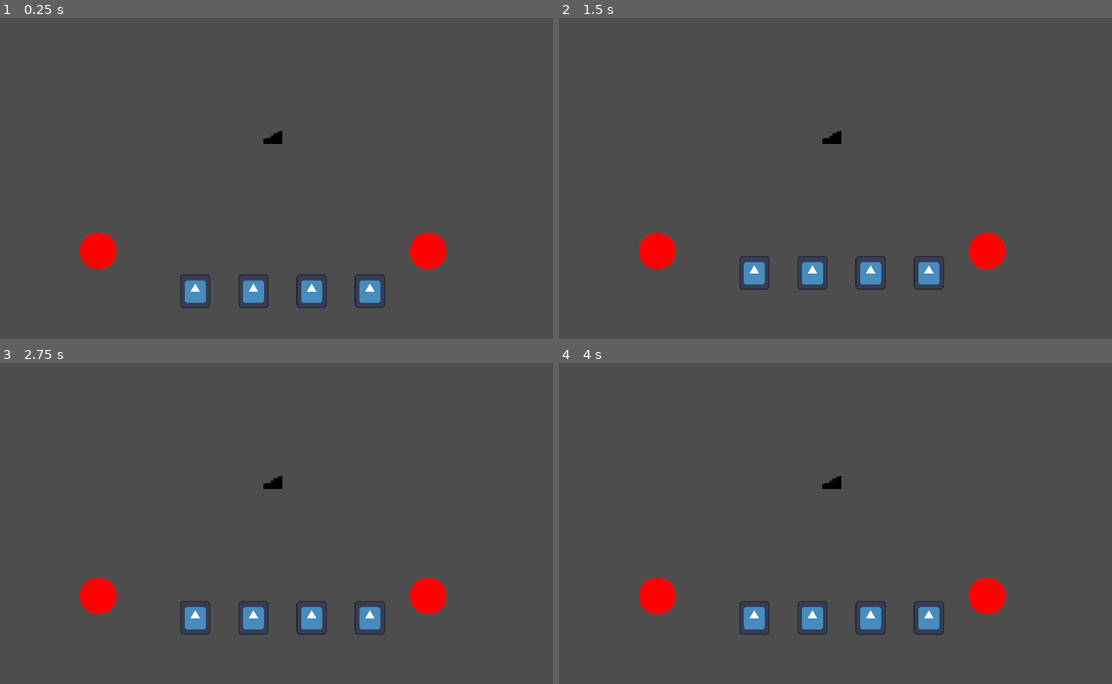
Above: before the commit, frames 1-4 (two rows, left to right).
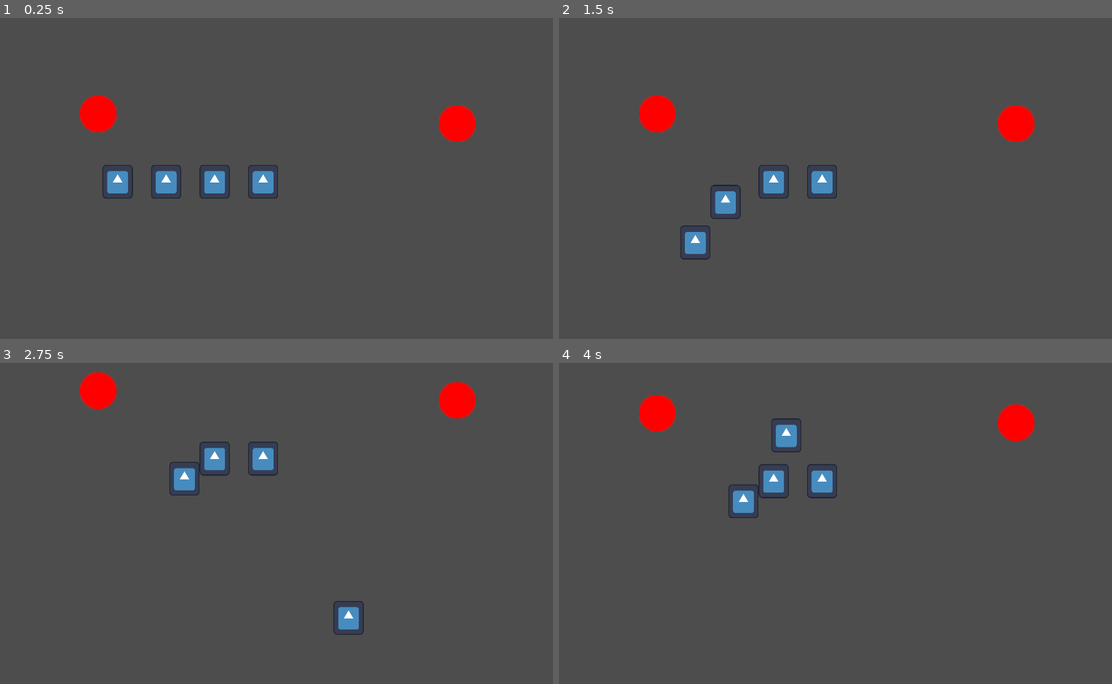
Above: after the commit, the same moments.

Repository: skycatminepokie/hackusu-25
Game: Godot game, scene res://Scenes/Levels/Level1.tscn
Two runs of this game, one before a commit and one after it. Both use one fixed random seed, a clock stepped at 60 frames per second and the inputs below. This scene is started directly instead of the project's main scene. The engine's default icon, where the game draws it, is replaced by a stand-in: a white triangle on a blue panel in a dark square.
Inputs:
- Up to frame 1 (0.25 s): no input
- Up to frame 2 (1.5 s): hold D (Right) 0.53-1.28 s; tap K (Down2) at 0.6 s; hold S (Down) from 1.28 s (still down); tap J (Left2) at 1.35 s
- Up to frame 3 (2.75 s): release S (Down) at 2.03 s; hold D (Right) from 2.03 s (still down); tap L (Right2) at 2.1 s
- Up to frame 4 (4 s): release D (Right) at 2.78 s; hold W (Up) 2.78-3.53 s; tap I (Up2) at 2.85 s; hold A (Left) from 3.53 s (still down); tap K (Down2) at 3.6 s

The runs differ from the first frame. In frame 1, 5.3% of the frame differs, in the area x 14-87%, y 24-91%; in frame 2, 5.3%, in the area x 14-87%, y 24-85%; in frame 3, 5.3%; in frame 4, 5.3%.
Error before the commit: Invalid access to property or key 'position' on a base object of type 'null instance'. (res://Scripts/playermovement.gd:49)

Commit message:
Level 1 button mechanics

Diff:
--- a/Assets/tileSet.tres
+++ b/Assets/tileSet.tres
@@ -1,10 +1,10 @@
 [gd_resource type="TileSet" load_steps=11 format=3 uid="uid://bocwmtwsw5sca"]
 
-[ext_resource type="Texture2D" uid="uid://doivbv275k54y" path="res://Assets/BluePath.png" id="1_ap7ve"]
+[ext_resource type="Texture2D" uid="uid://doivbv275k54y" path="res://Assets/Paths/BluePath.png" id="1_ap7ve"]
 [ext_resource type="Texture2D" uid="uid://b7obg5kw7acmq" path="res://Assets/Walls/wall.png" id="2_1lo3q"]
-[ext_resource type="Texture2D" uid="uid://dom34uv2udbpl" path="res://Assets/redPath.png" id="3_nwpbj"]
-[ext_resource type="Texture2D" uid="uid://idnxuxjw6guu" path="res://Assets/yellowPath.png" id="4_1ql0h"]
-[ext_resource type="Texture2D" uid="uid://cg2haha86v2sq" path="res://Assets/greenPath.png" id="5_8pmpt"]
+[ext_resource type="Texture2D" uid="uid://dom34uv2udbpl" path="res://Assets/Paths/redPath.png" id="3_nwpbj"]
+[ext_resource type="Texture2D" uid="uid://idnxuxjw6guu" path="res://Assets/Paths/yellowPath.png" id="4_1ql0h"]
+[ext_resource type="Texture2D" uid="uid://cg2haha86v2sq" path="res://Assets/Paths/greenPath.png" id="5_8pmpt"]
 
 [sub_resource type="TileSetAtlasSource" id="TileSetAtlasSource_ffgvg"]
 texture = ExtResource("1_ap7ve")
--- a/Scenes/Buttons/blueButton.tscn
+++ b/Scenes/Buttons/blueButton.tscn
@@ -1,11 +1,13 @@
-[gd_scene load_steps=3 format=3 uid="uid://bvvls7kbs45dx"]
+[gd_scene load_steps=4 format=3 uid="uid://bvvls7kbs45dx"]
 
+[ext_resource type="Script" path="res://Scenes/Buttons/button.gd" id="1_fcuqh"]
 [ext_resource type="Texture2D" uid="uid://cdwec2mdq4a27" path="res://Assets/Buttons/blueButton.png" id="1_rij6l"]
 
 [sub_resource type="RectangleShape2D" id="RectangleShape2D_l3e0r"]
 size = Vector2(120, 120)
 
 [node name="Button" type="Node2D"]
+script = ExtResource("1_fcuqh")
 
 [node name="Sprite2D" type="Sprite2D" parent="."]
 position = Vector2(-1.90735e-06, -0.500002)
@@ -16,3 +18,6 @@
 
 [node name="CollisionShape2D" type="CollisionShape2D" parent="Area2D"]
 shape = SubResource("RectangleShape2D_l3e0r")
+
+[connection signal="area_entered" from="Area2D" to="." method="_on_area_2d_area_entered"]
+[connection signal="area_exited" from="Area2D" to="." method="_on_area_2d_area_exited"]
--- /dev/null
+++ b/Scenes/Buttons/button.gd
@@ -0,0 +1,22 @@
+extends Node2D
+var pressedBy:int = 0
+
+func isPressed() -> bool:
+	return pressedBy > 0
+
+# Called when the node enters the scene tree for the first time.
+func _ready() -> void:
+	pass # Replace with function body.
+
+
+# Called every frame. 'delta' is the elapsed time since the previous frame.
+func _process(delta: float) -> void:
+	pass
+
+
+func _on_area_2d_area_entered(area: Area2D) -> void:
+	pressedBy += 1
+
+
+func _on_area_2d_area_exited(area: Area2D) -> void:
+	pressedBy -= 1
--- a/Scenes/Buttons/greenButton.tscn
+++ b/Scenes/Buttons/greenButton.tscn
@@ -1,11 +1,13 @@
-[gd_scene load_steps=3 format=3 uid="uid://c1utp0s4478i6"]
+[gd_scene load_steps=4 format=3 uid="uid://c1utp0s4478i6"]
 
 [ext_resource type="Texture2D" uid="uid://dsaentlurmg0v" path="res://Assets/Buttons/greenButton.png" id="1_oixdk"]
+[ext_resource type="Script" path="res://Scenes/Buttons/button.gd" id="1_vo8yx"]
 
 [sub_resource type="RectangleShape2D" id="RectangleShape2D_l3e0r"]
 size = Vector2(120, 120)
 
 [node name="Button" type="Node2D"]
+script = ExtResource("1_vo8yx")
 
 [node name="Sprite2D" type="Sprite2D" parent="."]
 position = Vector2(-1.90735e-06, -1.90735e-06)
--- a/Scenes/Buttons/redButton.tscn
+++ b/Scenes/Buttons/redButton.tscn
@@ -1,11 +1,13 @@
-[gd_scene load_steps=3 format=3 uid="uid://crcexaobx5lhm"]
+[gd_scene load_steps=4 format=3 uid="uid://crcexaobx5lhm"]
 
+[ext_resource type="Script" path="res://Scenes/Buttons/button.gd" id="1_2lla3"]
 [ext_resource type="Texture2D" uid="uid://ce6y10wchs25y" path="res://Assets/Buttons/RedButton.png" id="1_8kryt"]
 
 [sub_resource type="RectangleShape2D" id="RectangleShape2D_l3e0r"]
 size = Vector2(120, 120)
 
 [node name="Button" type="Node2D"]
+script = ExtResource("1_2lla3")
 
 [node name="Sprite2D" type="Sprite2D" parent="."]
 position = Vector2(-1.90735e-06, -1.90735e-06)
@@ -16,3 +18,6 @@
 
 [node name="CollisionShape2D" type="CollisionShape2D" parent="Area2D"]
 shape = SubResource("RectangleShape2D_l3e0r")
+
+[connection signal="area_entered" from="Area2D" to="." method="_on_area_2d_area_entered"]
+[connection signal="area_exited" from="Area2D" to="." method="_on_area_2d_area_exited"]
--- a/Scenes/Buttons/yellowButton.tscn
+++ b/Scenes/Buttons/yellowButton.tscn
@@ -1,11 +1,13 @@
-[gd_scene load_steps=3 format=3 uid="uid://bsx727qbexph5"]
+[gd_scene load_steps=4 format=3 uid="uid://bsx727qbexph5"]
 
+[ext_resource type="Script" path="res://Scenes/Buttons/button.gd" id="1_bdpbb"]
 [ext_resource type="Texture2D" uid="uid://bd2ru5xvq0rpl" path="res://Assets/Buttons/yellowButton.png" id="1_ltmn6"]
 
 [sub_resource type="RectangleShape2D" id="RectangleShape2D_l3e0r"]
 size = Vector2(120, 120)
 
 [node name="Button" type="Node2D"]
+script = ExtResource("1_bdpbb")
 
 [node name="Sprite2D" type="Sprite2D" parent="."]
 position = Vector2(-1.90735e-06, -1.90735e-06)
--- a/Scenes/Levels/Level1.tscn
+++ b/Scenes/Levels/Level1.tscn
@@ -1,34 +1,43 @@
-[gd_scene load_steps=4 format=3 uid="uid://iuu8ot58b1ln"]
+[gd_scene load_steps=7 format=3 uid="uid://iuu8ot58b1ln"]
 
 [ext_resource type="PackedScene" uid="uid://bf3m1gtwvtkc7" path="res://Scenes/player.tscn" id="1_pvv7p"]
+[ext_resource type="Script" path="res://Scenes/Levels/level_1.gd" id="1_stwi0"]
 [ext_resource type="PackedScene" uid="uid://crcexaobx5lhm" path="res://Scenes/Buttons/redButton.tscn" id="2_sas5p"]
-[ext_resource type="PackedScene" uid="uid://de2p726clrlc" path="res://Scenes/stairs.tscn" id="3_gbs3x"]
+[ext_resource type="PackedScene" uid="uid://dm7pi0jr3cpwr" path="res://Scenes/stairs.tscn" id="3_gbs3x"]
+[ext_resource type="Script" path="res://Scenes/stairs.gd" id="4_42i5f"]
+[ext_resource type="PackedScene" uid="uid://bsewpb8lbrc5d" path="res://Scenes/camera_2d.tscn" id="6_he71c"]
 
 [node name="Level1" type="Node2D"]
+script = ExtResource("1_stwi0")
 
 [node name="Button" parent="." instance=ExtResource("2_sas5p")]
-position = Vector2(384, 768)
+position = Vector2(320, 224)
 
 [node name="Button2" parent="." instance=ExtResource("2_sas5p")]
-position = Vector2(384, -64)
+position = Vector2(1504, 224)
 
 [node name="Button3" parent="." instance=ExtResource("2_sas5p")]
-position = Vector2(1472, -64)
+position = Vector2(320, 608)
 
 [node name="Button4" parent="." instance=ExtResource("2_sas5p")]
-position = Vector2(1472, 768)
+position = Vector2(1504, 640)
 
 [node name="Stairs" parent="." instance=ExtResource("3_gbs3x")]
+visible = false
 position = Vector2(960, 384)
+script = ExtResource("4_42i5f")
 
 [node name="Player" parent="." instance=ExtResource("1_pvv7p")]
-position = Vector2(704, 1024)
+position = Vector2(384, 832)
 
 [node name="Player2" parent="." instance=ExtResource("1_pvv7p")]
-position = Vector2(896, 1024)
+position = Vector2(544, 832)
 
 [node name="Player3" parent="." instance=ExtResource("1_pvv7p")]
-position = Vector2(1088, 1024)
+position = Vector2(704, 832)
 
 [node name="Player4" parent="." instance=ExtResource("1_pvv7p")]
-position = Vector2(1280, 1024)
+position = Vector2(864, 832)
+
+[node name="Camera2D" parent="." instance=ExtResource("6_he71c")]
+position = Vector2(896, 832)
--- a/Scenes/Levels/level3.tscn
+++ b/Scenes/Levels/level3.tscn
@@ -9,6 +9,7 @@
 [ext_resource type="PackedScene" uid="uid://bvvls7kbs45dx" path="res://Scenes/Buttons/blueButton.tscn" id="7_4lqmv"]
 [ext_resource type="PackedScene" uid="uid://c1utp0s4478i6" path="res://Scenes/Buttons/greenButton.tscn" id="8_pctbq"]
 [ext_resource type="PackedScene" uid="uid://crcexaobx5lhm" path="res://Scenes/Buttons/redButton.tscn" id="9_v6sus"]
+[ext_resource type="PackedScene" uid="uid://bsewpb8lbrc5d" path="res://Scenes/camera_2d.tscn" id="10_irgis"]
 [ext_resource type="PackedScene" uid="uid://bf3m1gtwvtkc7" path="res://Scenes/player.tscn" id="10_rbibl"]
 
 [sub_resource type="TileSetScenesCollectionSource" id="TileSetScenesCollectionSource_vao37"]
@@ -21,12 +22,6 @@
 [sub_resource type="TileSet" id="TileSet_4rsor"]
 tile_size = Vector2i(120, 120)
 sources/0 = SubResource("TileSetScenesCollectionSource_vao37")
-
-[sub_resource type="RectangleShape2D" id="RectangleShape2D_dn8iq"]
-size = Vector2(165, 1129.75)
-
-[sub_resource type="RectangleShape2D" id="RectangleShape2D_8rb5g"]
-size = Vector2(2123.75, 124)
 
 [node name="Level3" type="Node2D"]
 
@@ -56,35 +51,7 @@
 [node name="Button6" parent="." instance=ExtResource("9_v6sus")]
 position = Vector2(496, 144)
 
-[node name="Camera2D" type="Camera2D" parent="."]
-position = Vector2(0, -5)
-
-[node name="StaticBody2D" type="StaticBody2D" parent="Camera2D"]
-
-[node name="CollisionShape2D" type="CollisionShape2D" parent="Camera2D/StaticBody2D"]
-position = Vector2(-1042, 0.875)
-shape = SubResource("RectangleShape2D_dn8iq")
-
-[node name="StaticBody2D2" type="StaticBody2D" parent="Camera2D"]
-position = Vector2(-549.557, -643.712)
-
-[node name="CollisionShape2D" type="CollisionShape2D" parent="Camera2D/StaticBody2D2"]
-position = Vector2(1598.56, 638.962)
-shape = SubResource("RectangleShape2D_dn8iq")
-
-[node name="StaticBody2D3" type="StaticBody2D" parent="Camera2D"]
-position = Vector2(0, 13)
-
-[node name="CollisionShape2D" type="CollisionShape2D" parent="Camera2D/StaticBody2D3"]
-position = Vector2(81.125, -619)
-shape = SubResource("RectangleShape2D_8rb5g")
-
-[node name="StaticBody2D3" type="StaticBody2D" parent="Camera2D/StaticBody2D3"]
-position = Vector2(-183.561, 736.672)
-
-[node name="CollisionShape2D" type="CollisionShape2D" parent="Camera2D/StaticBody2D3/StaticBody2D3"]
-position = Vector2(188.561, -143.672)
-shape = SubResource("RectangleShape2D_8rb5g")
+[node name="Camera2D" parent="." instance=ExtResource("10_irgis")]
 
 [node name="Button7" parent="." instance=ExtResource("6_mpmlh")]
 position = Vector2(240, 80)
--- /dev/null
+++ b/Scenes/Levels/level_1.gd
@@ -0,0 +1,13 @@
+extends Node2D
+
+
+# Called when the node enters the scene tree for the first time.
+func _ready() -> void:
+	pass # Replace with function body.
+
+
+# Called every frame. 'delta' is the elapsed time since the previous frame.
+func _process(delta: float) -> void:
+	if ($Button.isPressed() && $Button2.isPressed() && $Button3.isPressed() && $Button4.isPressed()):
+		$Stairs.activate()
+	pass
--- a/Scenes/Paths/bluePath.tscn
+++ b/Scenes/Paths/bluePath.tscn
@@ -1,6 +1,6 @@
 [gd_scene load_steps=3 format=3 uid="uid://b3ueccpkvpmeg"]
 
-[ext_resource type="Texture2D" uid="uid://doivbv275k54y" path="res://Assets/BluePath.png" id="1_kvau5"]
+[ext_resource type="Texture2D" uid="uid://doivbv275k54y" path="res://Assets/Paths/BluePath.png" id="1_kvau5"]
 
 [sub_resource type="RectangleShape2D" id="RectangleShape2D_0g7bs"]
 size = Vector2(120, 120)
--- a/Scenes/Paths/greenPath.tscn
+++ b/Scenes/Paths/greenPath.tscn
@@ -1,6 +1,6 @@
 [gd_scene load_steps=3 format=3 uid="uid://ds1nra0betg5o"]
 
-[ext_resource type="Texture2D" uid="uid://cg2haha86v2sq" path="res://Assets/greenPath.png" id="1_7rofr"]
+[ext_resource type="Texture2D" uid="uid://cg2haha86v2sq" path="res://Assets/Paths/greenPath.png" id="1_7rofr"]
 
 [sub_resource type="RectangleShape2D" id="RectangleShape2D_0g7bs"]
 size = Vector2(120, 120)
--- a/Scenes/Paths/redPath.tscn
+++ b/Scenes/Paths/redPath.tscn
@@ -1,6 +1,6 @@
 [gd_scene load_steps=3 format=3 uid="uid://chu2hwohmff4p"]
 
-[ext_resource type="Texture2D" uid="uid://dom34uv2udbpl" path="res://Assets/redPath.png" id="1_1hj1f"]
+[ext_resource type="Texture2D" uid="uid://dom34uv2udbpl" path="res://Assets/Paths/redPath.png" id="1_1hj1f"]
 
 [sub_resource type="RectangleShape2D" id="RectangleShape2D_0g7bs"]
 size = Vector2(120, 120)
--- a/Scenes/Paths/yellowPath.tscn
+++ b/Scenes/Paths/yellowPath.tscn
@@ -1,6 +1,6 @@
 [gd_scene load_steps=3 format=3 uid="uid://d3j45vj75m3jt"]
 
-[ext_resource type="Texture2D" uid="uid://idnxuxjw6guu" path="res://Assets/yellowPath.png" id="1_divuh"]
+[ext_resource type="Texture2D" uid="uid://idnxuxjw6guu" path="res://Assets/Paths/yellowPath.png" id="1_divuh"]
 
 [sub_resource type="RectangleShape2D" id="RectangleShape2D_0g7bs"]
 size = Vector2(120, 120)
--- /dev/null
+++ b/Scenes/camera_2d.tscn
@@ -0,0 +1,37 @@
+[gd_scene load_steps=3 format=3 uid="uid://bsewpb8lbrc5d"]
+
+[sub_resource type="RectangleShape2D" id="RectangleShape2D_dn8iq"]
+size = Vector2(165, 1129.75)
+
+[sub_resource type="RectangleShape2D" id="RectangleShape2D_8rb5g"]
+size = Vector2(2123.75, 124)
+
+[node name="Camera2D" type="Camera2D"]
+position = Vector2(0, -5)
+
+[node name="StaticBody2D" type="StaticBody2D" parent="."]
+
+[node name="CollisionShape2D" type="CollisionShape2D" parent="StaticBody2D"]
+position = Vector2(-1042, 0.875)
+shape = SubResource("RectangleShape2D_dn8iq")
+
+[node name="StaticBody2D2" type="StaticBody2D" parent="."]
+position = Vector2(-549.557, -643.712)
+
+[node name="CollisionShape2D" type="CollisionShape2D" parent="StaticBody2D2"]
+position = Vector2(1598.56, 638.962)
+shape = SubResource("RectangleShape2D_dn8iq")
+
+[node name="StaticBody2D3" type="StaticBody2D" parent="."]
+position = Vector2(0, 13)
+
+[node name="CollisionShape2D" type="CollisionShape2D" parent="StaticBody2D3"]
+position = Vector2(81.125, -619)
+shape = SubResource("RectangleShape2D_8rb5g")
+
+[node name="StaticBody2D3" type="StaticBody2D" parent="StaticBody2D3"]
+position = Vector2(-183.561, 736.672)
+
+[node name="CollisionShape2D" type="CollisionShape2D" parent="StaticBody2D3/StaticBody2D3"]
+position = Vector2(188.561, -143.672)
+shape = SubResource("RectangleShape2D_8rb5g")
--- a/Scenes/player.tscn
+++ b/Scenes/player.tscn
@@ -1,10 +1,13 @@
-[gd_scene load_steps=4 format=3 uid="uid://bf3m1gtwvtkc7"]
+[gd_scene load_steps=5 format=3 uid="uid://bf3m1gtwvtkc7"]
 
 [ext_resource type="Script" path="res://Scripts/playermovement.gd" id="1_odrw6"]
 [ext_resource type="Texture2D" uid="uid://d4j473i5dkwll" path="res://Assets/icon.svg" id="1_xy00n"]
 
 [sub_resource type="RectangleShape2D" id="RectangleShape2D_gjcjo"]
 size = Vector2(120, 120)
+
+[sub_resource type="RectangleShape2D" id="RectangleShape2D_3jsx0"]
+size = Vector2(96, 96)
 
 [node name="Player" type="CharacterBody2D"]
 script = ExtResource("1_odrw6")
@@ -19,3 +22,8 @@
 scale = Vector2(0.78125, 0.875001)
 texture = ExtResource("1_xy00n")
 metadata/Player2 = true
+
+[node name="Area2D" type="Area2D" parent="."]
+
+[node name="CollisionShape2D" type="CollisionShape2D" parent="Area2D"]
+shape = SubResource("RectangleShape2D_3jsx0")
--- /dev/null
+++ b/Scenes/stairs.gd
@@ -0,0 +1,16 @@
+extends Node2D
+
+var isActive:bool = false
+
+# Called when the node enters the scene tree for the first time.
+func _ready() -> void:
+	pass # Replace with function body.
+
+
+# Called every frame. 'delta' is the elapsed time since the previous frame.
+func _process(delta: float) -> void:
+	pass
+
+func activate() -> void:
+	isActive = true
+	visible = true
Renamed: Assets/BluePath.png -> Assets/Paths/BluePath.png
Not shown, changed: Assets/Paths/BluePath.png.import
Renamed: Assets/greenPath.png -> Assets/Paths/greenPath.png
Not shown, changed: Assets/Paths/greenPath.png.import
Renamed: Assets/redPath.png -> Assets/Paths/redPath.png
Not shown, changed: Assets/Paths/redPath.png.import
Renamed: Assets/yellowPath.png -> Assets/Paths/yellowPath.png
Not shown, changed: Assets/Paths/yellowPath.png.import
Not shown: 1 places in Assets/new_tile_set.tres that only renumber resources
Not shown: 1 places in Scenes/Levels/level3.tscn that only renumber resources
